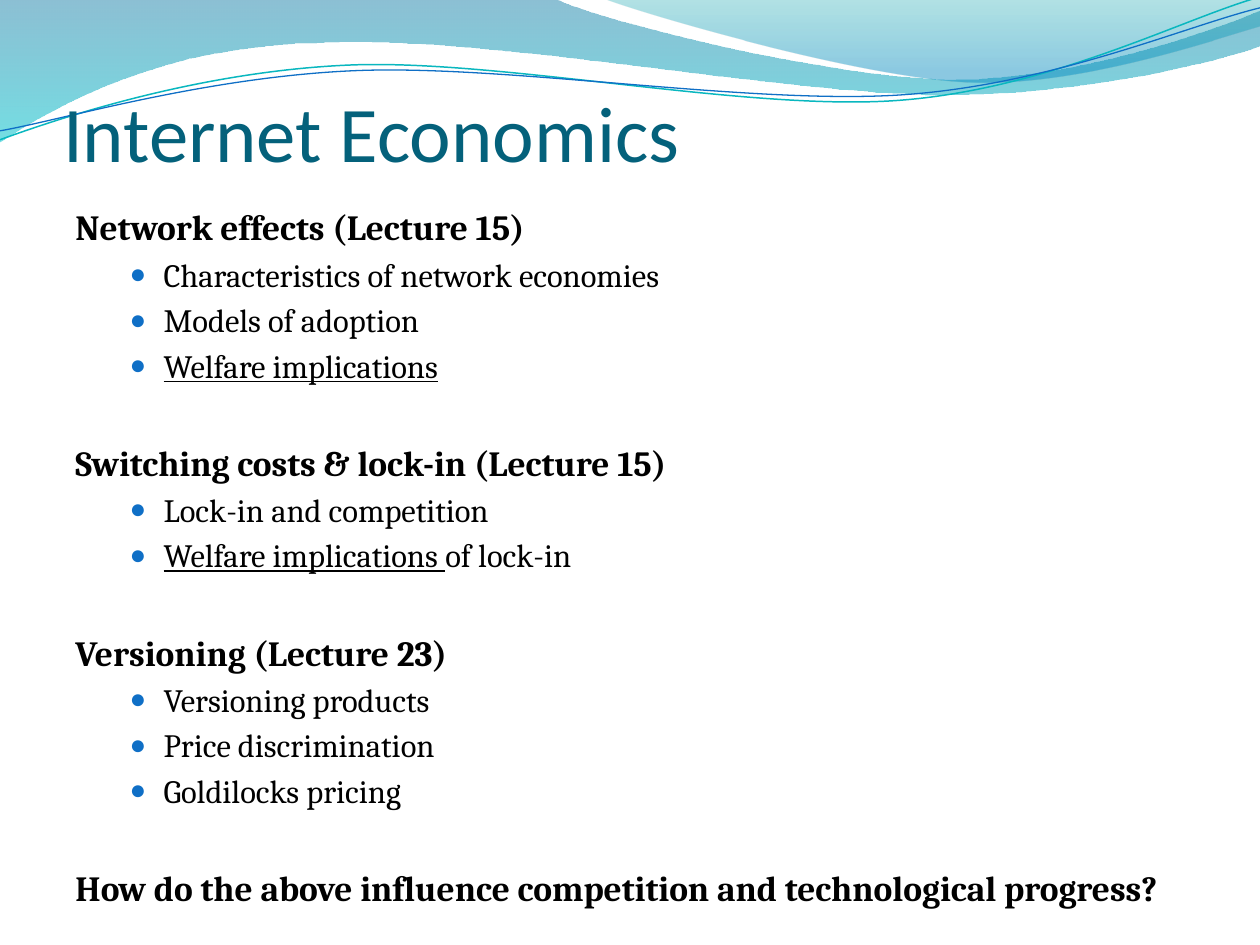
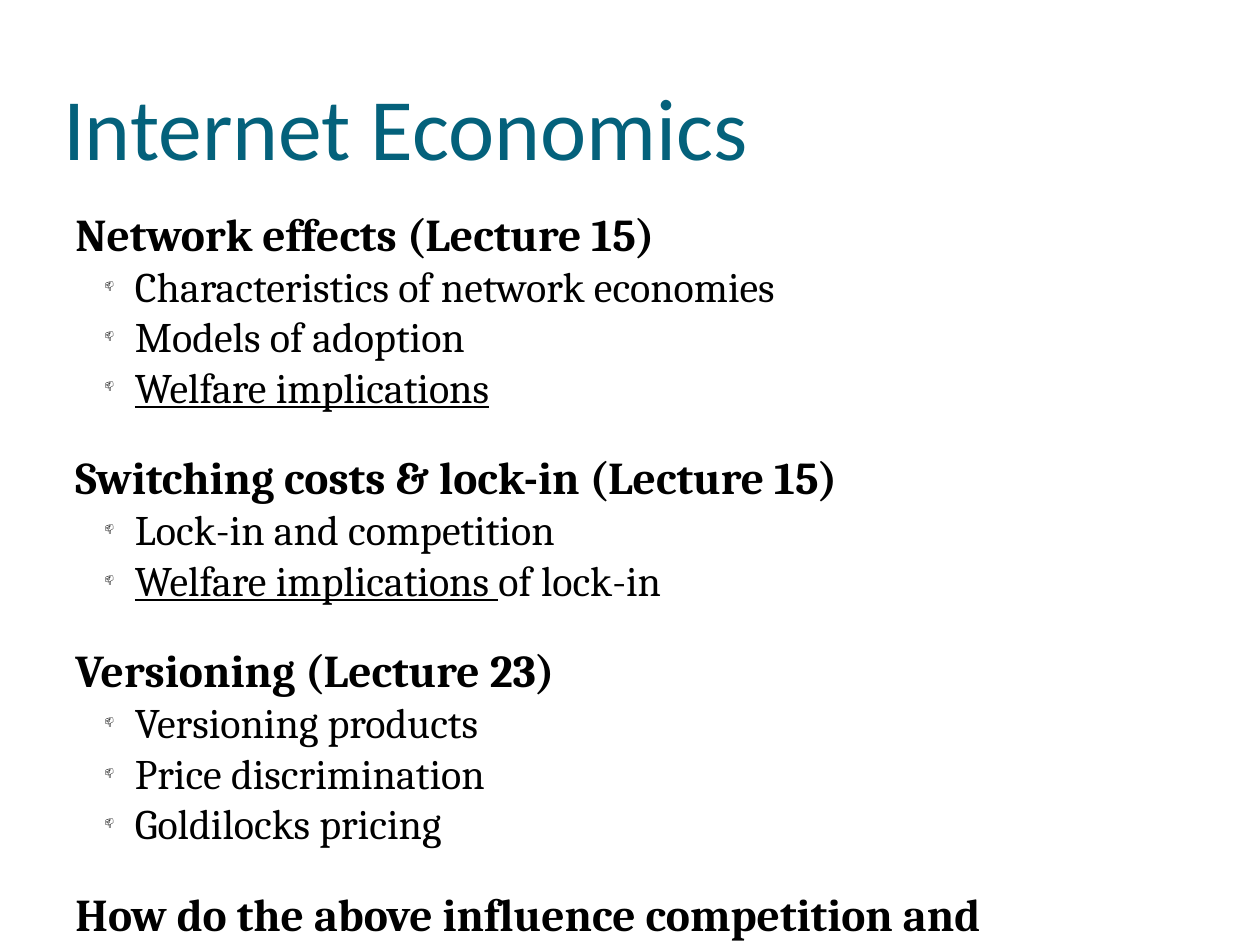
Before and after one commit to muff1nman/ClassNotes, a slide deck: slide 5 of Econ/PPT/S12_Final Exam Review.pptx. Drawn at 1260x945 pixels with LibreOffice and Linux fonts; fonts in the diff are those of the drawing; background and template pictures are left out. Boxes give left, top, right and bottom in pixels: in the first picture for what was removed or moved away, otherwise in the second. Text is boxed around its words. In the diff, an @@ line names an element or a change of style, - is before the commit and + after.

```diff
--- a/Econ/PPT/S12_Final Exam Review.pptx
+++ b/Econ/PPT/S12_Final Exam Review.pptx
@@ freeform shape removed at (x1=0, y1=0, x2=1260, y2=142) @@
@@ freeform shape removed at (x1=0, y1=0, x2=1260, y2=147) @@
@@ freeform shape removed at (x1=0, y1=8, x2=1260, y2=141) @@
@@ freeform shape removed at (x1=604, y1=0, x2=1260, y2=87) @@
@@ text "Internet Economics" at (x1=63, y1=100, x2=748, y2=161): size 45 to 50 pt @@
@@ text "Network effects (Lecture 15)" at (x1=75, y1=218, x2=980, y2=941): size 20.1 to 26 pt in "Network effects (Lecture 15)", "Switching costs & lock-in (Lecture 15)", "Versioning (Lecture 23)", "How do the above influence competition and ..."; size 18.6 to 24 pt in "Characteristics of network economies", "Models of adoption", "Welfare implications", "Lock-in and competition" and 4 more places; less space between paragraphs; bullet ● to 📫 @@
```
Also in this commit, not shown: 12 other slides changed, 3 other files.
